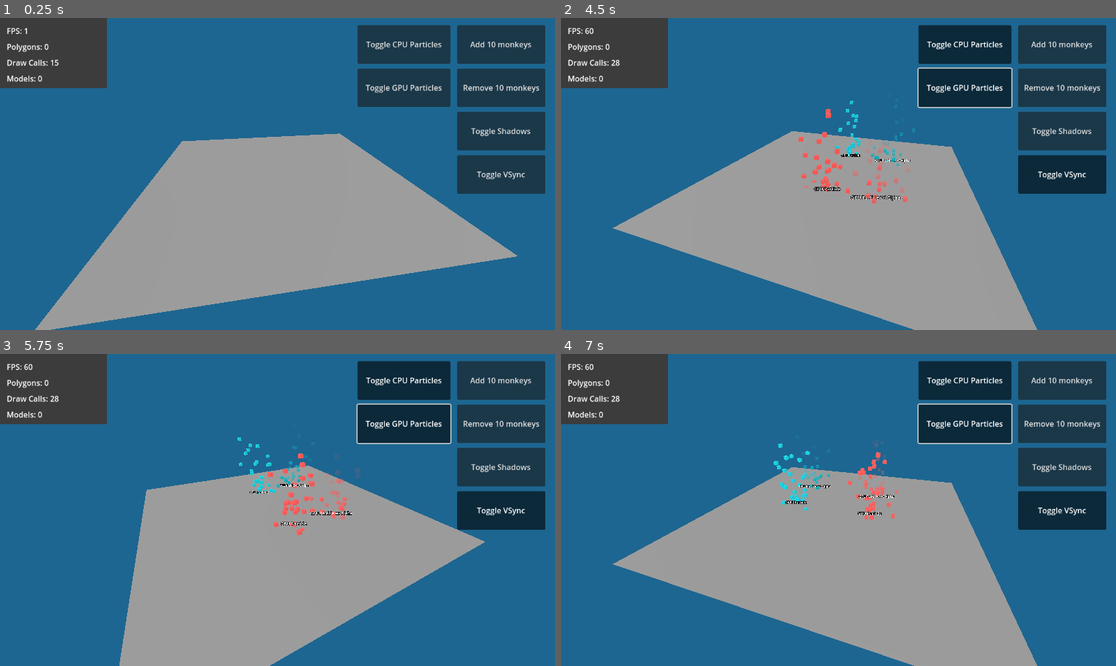
Above: before the commit, frames 1-4 (two rows, left to right).
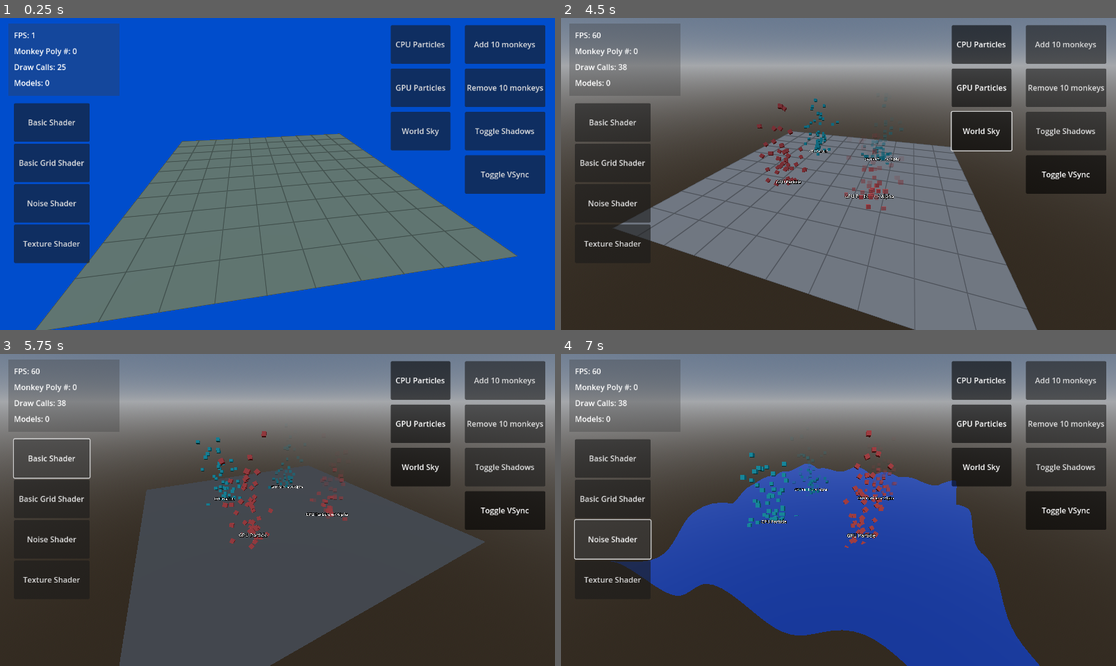
Above: after the commit, the same moments.

Repository: scottpetrovic/godot-device-performance-test
Game: Godot game, scene res://test_scene.tscn
The game is run twice, just before and just after one commit, with the same random seed, the same clock (stepped at 60 frames per second) and the same inputs. The engine's default icon, where the game draws it, is replaced by a stand-in: a white triangle on a blue panel in a dark square.
Inputs (mouse positions are in pixels of both pictures, inside the frame that each line leads up to):
- Up to frame 1 (0.25 s): no input
- Up to frame 2 (4.5 s): click "Add 10 monkeys" at 0.5 s; click "Remove 10 monkeys" at 1.25 s; click "Toggle VSync" at 2 s; click "Toggle CPU Particles" (after the commit: "CPU Particles") at 2.75 s; click "Toggle GPU Particles" (after the commit: "GPU Particles") at 3.5 s; click (982, 130) at 4.25 s, where only the run after the commit has a clickable "World Sky"
- Up to frame 3 (5.75 s): click (49, 456) at 5 s, where only the run after the commit has a clickable "Basic Shader"
- Up to frame 4 (7 s): click (610, 497) at 5.75 s, where only the run after the commit has a clickable "Basic Grid Shader"; click (610, 538) at 6.5 s, where only the run after the commit has a clickable "Noise Shader"

The runs differ from the first frame. In frame 1, 91% of the frame differs, in the area x 0-100%, y 0-100%; in frame 2, 100%; in frame 3, 100%; in frame 4, 100%.

Commit message:
Added more buttons and toggles for shaders, environment,

Diff:
--- /dev/null
+++ b/shader_controls.gd
@@ -0,0 +1,43 @@
+extends VBoxContainer
+
+
+@onready var noshader_button: Button = $NoshaderButton
+@onready var basic_grid_shader_button: Button = $BasicGridShaderButton
+@onready var noise_shader_button: Button = $NoiseShaderButton
+@onready var texture_shader_button: Button = $TextureShaderButton
+
+
+@onready var ground_plane: MeshInstance3D = $"../../GroundPlane"
+
+
+
+# Called when the node enters the scene tree for the first time.
+func _ready() -> void:
+	noshader_button.pressed.connect(_no_shader_click)
+	basic_grid_shader_button.pressed.connect(_basic_grid_click)
+	noise_shader_button.pressed.connect(_noise_shader_click)
+	texture_shader_button.pressed.connect(_texture_shader_click)
+
+func _noise_shader_click() -> void:
+	var new_shader = load("res://shaders/noise.gdshader")
+	ground_plane.get_surface_override_material(0).shader = new_shader
+
+func _no_shader_click() -> void:
+	var new_shader = load("res://shaders/basic.gdshader")
+	ground_plane.get_surface_override_material(0).shader = new_shader
+
+func _texture_shader_click() -> void:
+	var new_shader = load("res://shaders/texture-offset.gdshader")
+	var material = ground_plane.get_surface_override_material(0)
+	material.shader = new_shader
+
+	# Load your texture
+	var texture = load("res://icon.svg")
+	# Set the texture uniform
+	material.set_shader_parameter("tex", texture)
+	material.set_shader_parameter("tiling", Vector2(5.0, 5.0))
+
+
+func _basic_grid_click() -> void:
+	var new_shader = load("res://shaders/ground-grid.gdshader")
+	ground_plane.get_surface_override_material(0).shader = new_shader
--- /dev/null
+++ b/shaders/basic.gdshader
@@ -0,0 +1,5 @@
+shader_type spatial;
+
+void fragment() {
+    ALBEDO = vec3(0.4, 0.4, 0.4); // grey
+}
--- /dev/null
+++ b/shaders/ground-grid.gdshader
@@ -0,0 +1,23 @@
+shader_type spatial;
+
+uniform vec4 grid_color : source_color = vec4(1.0, 1.0, 1.0, 1.0);
+uniform vec4 base_color : source_color = vec4(0.0, 0.0, 0.0, 1.0);
+uniform float grid_size : hint_range(0.1, 10.0) = 1.0;
+uniform float line_thickness : hint_range(0.1, 2) = 0.1;
+
+void fragment() {
+    // Get UV coordinates
+    vec2 uv = UV;
+
+    // Scale UV by grid size
+    vec2 scaled_uv = uv / grid_size;
+
+    // Create grid lines
+    vec2 grid = abs(fract(scaled_uv - 0.5) - 0.5) / fwidth(scaled_uv);
+    float line = min(grid.x, grid.y);
+
+    // Mix between base color and grid color based on line value
+    vec4 final_color = mix(base_color, grid_color, 1.0 - smoothstep(0.0, line_thickness, line));
+
+    ALBEDO = final_color.rgb;
+}
--- /dev/null
+++ b/shaders/noise.gdshader
@@ -0,0 +1,36 @@
+shader_type spatial;
+
+uniform float amplitude : hint_range(0.0, 2.0) = 0.6;    // Wave height
+uniform float frequency : hint_range(0.0, 5.0) = 1.0;    // Wave frequency
+uniform float speed : hint_range(0.0, 5.0) = 4.0;        // Wave speed
+uniform vec4 color : source_color = vec4(0.1, 0.3, 0.8, 1.0);  // Water color
+
+void vertex() {
+    vec3 pos = VERTEX;
+    float time = TIME * speed;
+
+    // First wave - diagonal direction
+    float wave1 = sin(time + (pos.x + pos.z) * frequency) * amplitude;
+
+    // Second wave - different diagonal direction
+    float wave2 = sin(time * 0.8 + (pos.x - pos.z) * frequency * 0.8) * amplitude * 0.6;
+
+    // Third wave - circular pattern
+    float distance = length(pos.xz);
+    float wave3 = sin(time * 1.2 + distance * frequency * 0.7) * amplitude * 0.4;
+
+    // Combine waves
+    VERTEX.y += wave1 + wave2 + wave3;
+
+    // Add a subtle x and z movement for more organic feel
+    VERTEX.x += sin(time * 0.5 + pos.z * frequency * 0.3) * amplitude * 0.1;
+    VERTEX.z += sin(time * 0.5 + pos.x * frequency * 0.3) * amplitude * 0.1;
+}
+
+void fragment() {
+    // Simple water-like color with fresnel effect
+    float fresnel = pow(1.0 - dot(NORMAL, VIEW), 2.0);
+    ALBEDO = color.rgb + fresnel * 0.2;
+    SPECULAR = 0.5;
+    ROUGHNESS = 0.1;
+}
--- /dev/null
+++ b/shaders/texture-offset.gdshader
@@ -0,0 +1,18 @@
+shader_type spatial;
+
+uniform sampler2D tex : source_color;
+uniform vec2 scroll_speed = vec2(0.5, 0.3);  // X and Y scroll speeds
+uniform vec2 tiling = vec2(2.0, 2.0);        // How many times to repeat the texture
+
+void fragment() {
+    // Get UV coordinates and scale them by tiling amount
+    vec2 base_uv = UV * tiling;
+
+    // Create scrolling effect based on time
+    vec2 moving_uv = base_uv + (TIME * scroll_speed);
+
+    // Sample the texture with our modified UVs
+    vec4 tex_color = texture(tex, moving_uv);
+
+    ALBEDO = tex_color.rgb;
+}
--- a/test_scene.gd
+++ b/test_scene.gd
@@ -14,14 +14,13 @@
 @onready var shadows_enable_button: Button = $Control/VBoxContainer2/ShadowsEnableButton
 @onready var toggle_v_sync_button: Button = $Control/VBoxContainer2/ToggleVSyncButton
 
+@onready var world_environment: WorldEnvironment = $WorldEnvironment
 
 
 # Variable to store the monkey model's polygon count
 var model_poly_count: int = 0
 
 func _ready():
-
-
 	DisplayServer.window_set_vsync_mode(DisplayServer.VSYNC_DISABLED)
 
 	add_models_button.pressed.connect(add_models)
@@ -51,7 +50,7 @@
 	$DirectionalLight3D.shadow_enabled = toggled
 
 
-func _toggle_v_sync(toggled: bool) -> void:
+func _toggle_v_sync(_toggled: bool) -> void:
 	if DisplayServer.window_get_vsync_mode() == DisplayServer.VSYNC_ENABLED:
 		DisplayServer.window_set_vsync_mode(DisplayServer.VSYNC_DISABLED)
 	else:
@@ -69,9 +68,9 @@
 
 		# Random position within a reasonable area
 		instance.position = Vector3(
-			randf_range(-15, 15),
-			randf_range(0, 15),
-			randf_range(-15, 15)
+			randf_range(-7, 7),
+			randf_range(0, 7),
+			randf_range(-7, 7)
 		)
 
 		# Random rotation
@@ -101,7 +100,7 @@
 	fps_label.text = "FPS: %d" % Engine.get_frames_per_second()
 
 	var poly_count = format_number( meshes.size() * model_poly_count )  # Use actual model polygon count
-	polygon_count_label.text = "Polygons: " + poly_count
+	polygon_count_label.text = "Monkey Poly #: " + poly_count
 
 	# Note: Draw calls are approximated here
 	draw_calls_label.text = "Draw Calls: " +  format_number( RenderingServer.get_rendering_info(RenderingServer.RENDERING_INFO_TOTAL_DRAW_CALLS_IN_FRAME) )
--- a/test_scene.tscn
+++ b/test_scene.tscn
@@ -1,20 +1,49 @@
-[gd_scene load_steps=17 format=3 uid="uid://bvww53ocvp08f"]
+[gd_scene load_steps=22 format=3 uid="uid://bvww53ocvp08f"]
 
 [ext_resource type="Script" path="res://test_scene.gd" id="1_06caa"]
 [ext_resource type="Script" path="res://orbit_camera.gd" id="2_bu4di"]
 [ext_resource type="Script" path="res://toggle_buttons.gd" id="2_go6nl"]
+[ext_resource type="Script" path="res://shader_controls.gd" id="3_c2eev"]
+[ext_resource type="Shader" path="res://shaders/ground-grid.gdshader" id="4_qu8g5"]
+
+[sub_resource type="ProceduralSkyMaterial" id="ProceduralSkyMaterial_fhgt6"]
+sky_top_color = Color(0.15323, 0.453704, 0.40376, 1)
+sky_horizon_color = Color(0.458824, 0.654902, 0.670588, 1)
+sky_curve = 0.0512267
+ground_horizon_color = Color(0.401092, 0.637029, 0.685976, 1)
+ground_curve = 0.0627666
+sun_curve = 0.665742
+
+[sub_resource type="Sky" id="Sky_w0a0o"]
+sky_material = SubResource("ProceduralSkyMaterial_fhgt6")
 
 [sub_resource type="Environment" id="Environment_jn4bk"]
-background_mode = 1
+background_mode = 2
 background_color = Color(0.115406, 0.398903, 0.569938, 1)
+sky = SubResource("Sky_w0a0o")
 ambient_light_source = 3
 ambient_light_color = Color(1, 1, 1, 1)
+ambient_light_energy = 1.85
 
 [sub_resource type="PlaneMesh" id="PlaneMesh_c01et"]
 size = Vector2(20, 20)
+subdivide_width = 50
+subdivide_depth = 50
+
+[sub_resource type="ShaderMaterial" id="ShaderMaterial_b6a7h"]
+render_priority = 0
+shader = ExtResource("4_qu8g5")
+shader_parameter/grid_color = Color(0.458405, 0.458405, 0.458405, 1)
+shader_parameter/base_color = Color(0.674815, 0.674815, 0.674815, 1)
+shader_parameter/grid_size = 0.1
+shader_parameter/line_thickness = 0.997
 
 [sub_resource type="StandardMaterial3D" id="StandardMaterial3D_uvag2"]
 vertex_color_use_as_albedo = true
+billboard_mode = 3
+particles_anim_h_frames = 1
+particles_anim_v_frames = 1
+particles_anim_loop = false
 
 [sub_resource type="BoxMesh" id="BoxMesh_3psjy"]
 size = Vector3(0.25, 0.25, 0.25)
@@ -22,16 +51,26 @@
 [sub_resource type="StandardMaterial3D" id="StandardMaterial3D_8wjgh"]
 transparency = 1
 vertex_color_use_as_albedo = true
+billboard_mode = 3
+particles_anim_h_frames = 1
+particles_anim_v_frames = 1
+particles_anim_loop = false
 
 [sub_resource type="Gradient" id="Gradient_lgos8"]
 colors = PackedColorArray(1.54018e-06, 0.826293, 0.838039, 1, 1, 1, 1, 0)
 
 [sub_resource type="StandardMaterial3D" id="StandardMaterial3D_svp3l"]
 vertex_color_use_as_albedo = true
+billboard_mode = 3
+particles_anim_h_frames = 1
+particles_anim_v_frames = 1
+particles_anim_loop = false
 
 [sub_resource type="ParticleProcessMaterial" id="ParticleProcessMaterial_w2mp1"]
 emission_shape = 1
 emission_sphere_radius = 2.0
+angle_min = -56.5
+angle_max = 61.2
 gravity = Vector3(0, 9.8, 0)
 color = Color(0.945288, 0.34465, 0.33894, 1)
 
@@ -41,6 +80,10 @@
 [sub_resource type="StandardMaterial3D" id="StandardMaterial3D_5iqwb"]
 transparency = 1
 vertex_color_use_as_albedo = true
+billboard_mode = 3
+particles_anim_h_frames = 1
+particles_anim_v_frames = 1
+particles_anim_loop = false
 
 [sub_resource type="Curve" id="Curve_xxfuo"]
 _data = [Vector2(0, 1), 0.0, 0.0, 0, 0, Vector2(1, 0.054945), 0.0, 0.0, 0, 0]
@@ -69,17 +112,20 @@
 
 [node name="ColorRect" type="ColorRect" parent="Control"]
 layout_mode = 0
-offset_right = 222.0
-offset_bottom = 146.0
-color = Color(0.233925, 0.233925, 0.233925, 1)
+offset_left = 17.0
+offset_top = 11.0
+offset_right = 248.0
+offset_bottom = 162.0
+color = Color(0.235294, 0.235294, 0.235294, 0.333333)
 
 [node name="VBoxContainer" type="VBoxContainer" parent="Control"]
 layout_mode = 0
-offset_left = 14.0
-offset_top = 15.0
-offset_right = 199.0
-offset_bottom = 577.0
+offset_left = 29.0
+offset_top = 24.0
+offset_right = 214.0
+offset_bottom = 149.0
 theme_override_constants/separation = 10
+metadata/_edit_group_ = true
 
 [node name="FPSLabel" type="Label" parent="Control/VBoxContainer"]
 layout_mode = 2
@@ -102,7 +148,7 @@
 anchors_preset = 1
 anchor_left = 1.0
 anchor_right = 1.0
-offset_left = -203.0
+offset_left = -187.0
 offset_top = 15.0
 offset_right = -20.0
 offset_bottom = 381.0
@@ -137,10 +183,10 @@
 anchors_preset = 1
 anchor_left = 1.0
 anchor_right = 1.0
-offset_left = -410.0
+offset_left = -341.0
 offset_top = 15.0
 offset_right = -217.0
-offset_bottom = 179.0
+offset_bottom = 185.0
 grow_horizontal = 0
 theme_override_constants/separation = 10
 script = ExtResource("2_go6nl")
@@ -150,13 +196,48 @@
 custom_minimum_size = Vector2(0, 80)
 layout_mode = 2
 toggle_mode = true
-text = "Toggle CPU Particles"
+text = "CPU Particles"
 
 [node name="ToggleGPUParticlesButton" type="Button" parent="Control/ToggleContainer"]
 custom_minimum_size = Vector2(0, 80)
 layout_mode = 2
 toggle_mode = true
-text = "Toggle GPU Particles"
+text = "GPU Particles"
+
+[node name="ToggleWorldButton" type="Button" parent="Control/ToggleContainer"]
+custom_minimum_size = Vector2(0, 80)
+layout_mode = 2
+toggle_mode = true
+text = "World Sky"
+
+[node name="ShaderContainer" type="VBoxContainer" parent="Control"]
+layout_mode = 0
+offset_left = 29.0
+offset_top = 177.0
+offset_right = 186.0
+offset_bottom = 509.0
+script = ExtResource("3_c2eev")
+metadata/_edit_group_ = true
+
+[node name="NoshaderButton" type="Button" parent="Control/ShaderContainer"]
+custom_minimum_size = Vector2(0, 80)
+layout_mode = 2
+text = "Basic Shader"
+
+[node name="BasicGridShaderButton" type="Button" parent="Control/ShaderContainer"]
+custom_minimum_size = Vector2(0, 80)
+layout_mode = 2
+text = "Basic Grid Shader"
+
+[node name="NoiseShaderButton" type="Button" parent="Control/ShaderContainer"]
+custom_minimum_size = Vector2(0, 80)
+layout_mode = 2
+text = "Noise Shader"
+
+[node name="TextureShaderButton" type="Button" parent="Control/ShaderContainer"]
+custom_minimum_size = Vector2(0, 80)
+layout_mode = 2
+text = "Texture Shader"
 
 [node name="Camera3D" type="Camera3D" parent="."]
 transform = Transform3D(1, 0, 0, 0, 1, 0, 0, 0, 1, 0, 2, 10)
@@ -169,11 +250,12 @@
 [node name="WorldEnvironment" type="WorldEnvironment" parent="."]
 environment = SubResource("Environment_jn4bk")
 
-[node name="MeshInstance3D" type="MeshInstance3D" parent="."]
+[node name="GroundPlane" type="MeshInstance3D" parent="."]
 mesh = SubResource("PlaneMesh_c01et")
+surface_material_override/0 = SubResource("ShaderMaterial_b6a7h")
 
 [node name="CPUParticleLabel" type="Label3D" parent="."]
-transform = Transform3D(1, 0, 0, 0, 1, 0, 0, 0, 1, 3.93809, 0.119238, 0)
+transform = Transform3D(1, 0, 0, 0, 1, 0, 0, 0, 1, 3.93809, 0.119238, -3.43759)
 pixel_size = 0.01
 billboard = 1
 no_depth_test = true
@@ -181,7 +263,7 @@
 
 [node name="CPUParticles" type="CPUParticles3D" parent="CPUParticleLabel"]
 material_override = SubResource("StandardMaterial3D_uvag2")
-amount = 30
+amount = 50
 mesh = SubResource("BoxMesh_3psjy")
 emission_shape = 1
 emission_sphere_radius = 2.0
@@ -189,9 +271,9 @@
 color = Color(0.11038, 0.76674, 0.818836, 1)
 
 [node name="CPUParticles2" type="CPUParticles3D" parent="CPUParticleLabel"]
-transform = Transform3D(1, 0, 0, 0, 1, 0, 0, 0, 1, 0, 0, 4.10037)
+transform = Transform3D(1, 0, 0, 0, 1, 0, 0, 0, 1, 0, 0, 6.58147)
 material_override = SubResource("StandardMaterial3D_8wjgh")
-amount = 30
+amount = 50
 mesh = SubResource("BoxMesh_3psjy")
 emission_shape = 1
 emission_sphere_radius = 2.0
@@ -200,14 +282,14 @@
 color_ramp = SubResource("Gradient_lgos8")
 
 [node name="CPUParticleLabel2" type="Label3D" parent="CPUParticleLabel"]
-transform = Transform3D(1, 0, 0, 0, 1, 0, 0, 0, 1, 0, 0, 4.08035)
+transform = Transform3D(1, 0, 0, 0, 1, 0, 0, 0, 1, 0, 0, 6.56145)
 pixel_size = 0.01
 billboard = 1
 no_depth_test = true
 text = "CPU Particle w/ Alpha"
 
 [node name="GPUParticlesLabel" type="Label3D" parent="."]
-transform = Transform3D(1, 0, 0, 0, 1, 0, 0, 0, 1, -2.63094, 0.119238, 0)
+transform = Transform3D(1, 0, 0, 0, 1, 0, 0, 0, 1, -2.63094, 0.119238, -3.1733)
 pixel_size = 0.01
 billboard = 1
 no_depth_test = true
@@ -215,19 +297,19 @@
 
 [node name="GPUParticles3D" type="GPUParticles3D" parent="GPUParticlesLabel"]
 material_override = SubResource("StandardMaterial3D_svp3l")
-amount = 30
+amount = 50
 process_material = SubResource("ParticleProcessMaterial_w2mp1")
 draw_pass_1 = SubResource("BoxMesh_dp6u7")
 
 [node name="GPUParticles3D2" type="GPUParticles3D" parent="GPUParticlesLabel"]
-transform = Transform3D(1, 0, 0, 0, 1, 0, 0, 0, 1, 0, 0, 3.60314)
+transform = Transform3D(1, 0, 0, 0, 1, 0, 0, 0, 1, 0, 0, 6.35589)
 material_override = SubResource("StandardMaterial3D_5iqwb")
-amount = 30
+amount = 50
 process_material = SubResource("ParticleProcessMaterial_ixxhh")
 draw_pass_1 = SubResource("BoxMesh_dp6u7")
 
 [node name="GPUParticlesLabel2" type="Label3D" parent="GPUParticlesLabel"]
-transform = Transform3D(1, 0, 0, 0, 1, 0, 0, 0, 1, 0, 0, 3.4992)
+transform = Transform3D(1, 0, 0, 0, 1, 0, 0, 0, 1, 0, 0, 6.25195)
 pixel_size = 0.01
 billboard = 1
 no_depth_test = true
--- a/toggle_buttons.gd
+++ b/toggle_buttons.gd
@@ -2,6 +2,7 @@
 
 @onready var toggle_cpu_particles_button: Button = $ToggleCPUParticlesButton
 @onready var toggle_gpu_particles_button: Button = $ToggleGPUParticlesButton
+@onready var toggle_world_button: Button = $ToggleWorldButton
 
 
 
@@ -13,16 +14,59 @@
 @onready var cpu_particles_2: CPUParticles3D = $"../../CPUParticleLabel/CPUParticles2"
 @onready var gpu_particles_3d_2: GPUParticles3D = $"../../GPUParticlesLabel/GPUParticles3D2"
 
+@onready var world_environment: WorldEnvironment = $"../../WorldEnvironment"
 
 
 # Called when the node enters the scene tree for the first time.
 func _ready() -> void:
 	toggle_cpu_particles_button.toggled.connect(_cpu_particles_toggle)
 	toggle_gpu_particles_button.toggled.connect(_gpu_particles_toggle)
+	toggle_world_button.toggled.connect(_world_toggle)
 
 	# start with GPU particles and CPU particles off
 	_cpu_particles_toggle(false)
 	_gpu_particles_toggle(false)
+	_world_toggle(false)
+
+
+func _world_toggle(toggled: bool) -> void:
+	var environment = world_environment.environment
+
+	if toggled:
+		# Sky scenario
+		environment.background_mode = Environment.BG_SKY
+
+		# Create sky with physical material
+		var sky = Sky.new()
+
+		var sky_material: ProceduralSkyMaterial = ProceduralSkyMaterial.new()
+
+		# Nice default sky colors
+		sky_material.sky_top_color = Color(0.385, 0.454, 0.55)
+		sky_material.sky_horizon_color = Color(0.646, 0.656, 0.67)
+		sky_material.sky_curve = 0.05
+		sky_material.energy_multiplier = 1.0
+
+		# Ground colors
+		sky_material.ground_bottom_color = Color(0.2, 0.169, 0.133)
+		sky_material.ground_horizon_color = Color(0.646, 0.656, 0.67)
+		sky_material.ground_curve = 0.12
+
+		# Sun settings
+		sky_material.sun_angle_max = 30.0
+		sky_material.sun_curve = 0.15
+
+
+		# set sky material
+		sky.sky_material = sky_material
+		environment.sky = sky
+	else:
+		# Solid color scenario
+		environment.background_mode = Environment.BG_COLOR
+		environment.background_color = Color(0.0, 0.3, 0.8)  # Adjust color as needed
+
+
+
 
 func _cpu_particles_toggle(toggled: bool) -> void:
 	cpu_particles.emitting = toggled
